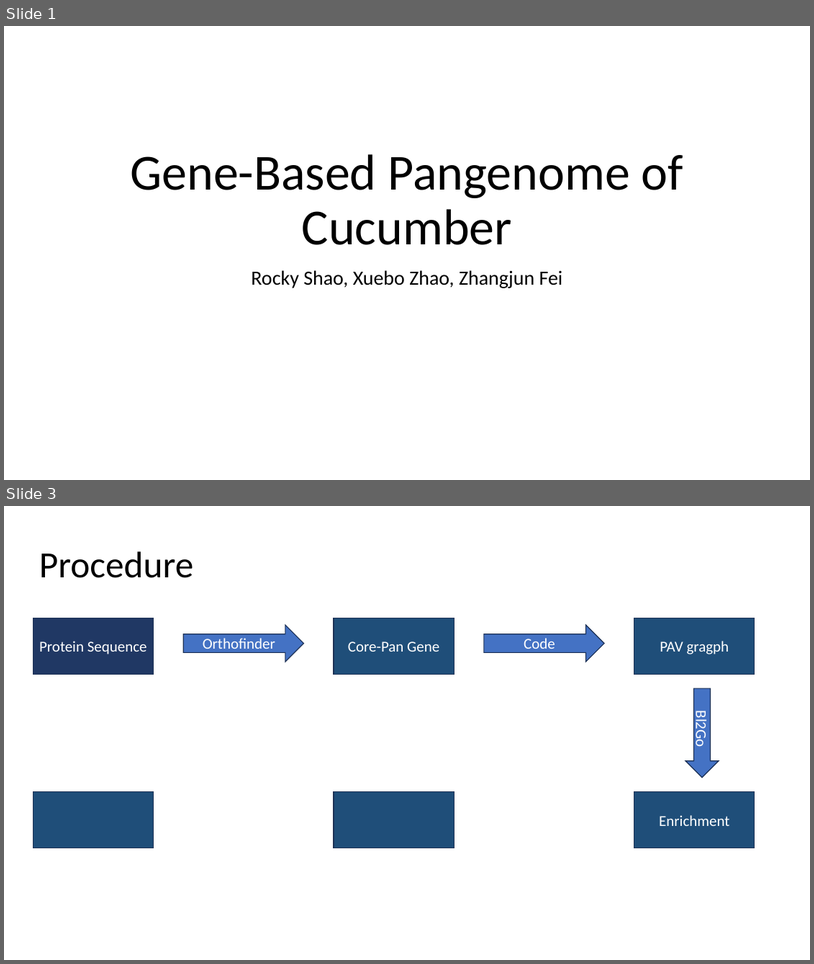
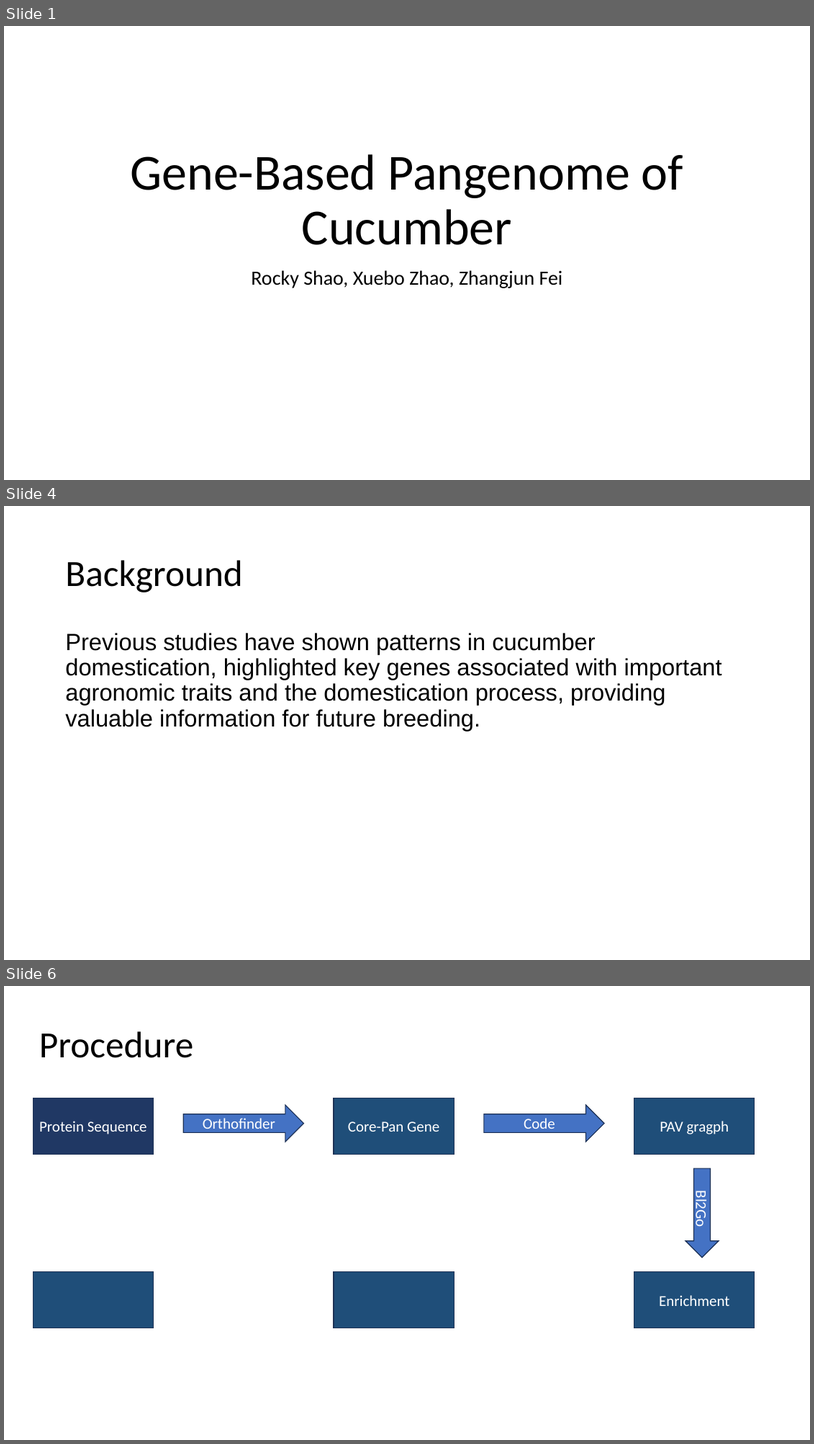
Before and after one commit to Rocky0Shao/BTI_Intern, a slide deck: Poster/In_Lab_Presentation.pptx. Shown one above the other, each under a label of ours: slides 1 and 3 before the commit, slides 1, 4 and 6 after it; the slides between them are not shown. The pictures are 814x964 and 814x1444 pixels, drawn with LibreOffice and Linux fonts; fonts in the diff are those of the drawing. Boxes give left, top, right and bottom in pixels: in the first picture for what was removed or moved away, otherwise in the second. Text is boxed around its words. In the diff, an @@ line names an element or a change of style, - is before the commit and + after.

```diff
--- a/Poster/In_Lab_Presentation.pptx
+++ b/Poster/In_Lab_Presentation.pptx
@@ slide 4 added at <box>4,506,810,960</box>, background #FFFFFF @@
@@ title added at <box>65,560,243,592</box>, 44 pt, text #000000 @@
+Background
@@ text added at <box>65,633,723,730</box>, 28 pt, text #000000 @@
+Previous studies have shown patterns in cucumber domestication, highlighted key genes associated with important agronomic traits and the domestication process, providing valuable information for future breeding.
@@ what was slide 3 is now slide 6 @@
```
Also in this commit, not shown: 1 slide changed, 5 other slides added, 1 slide removed, 5 other files.
